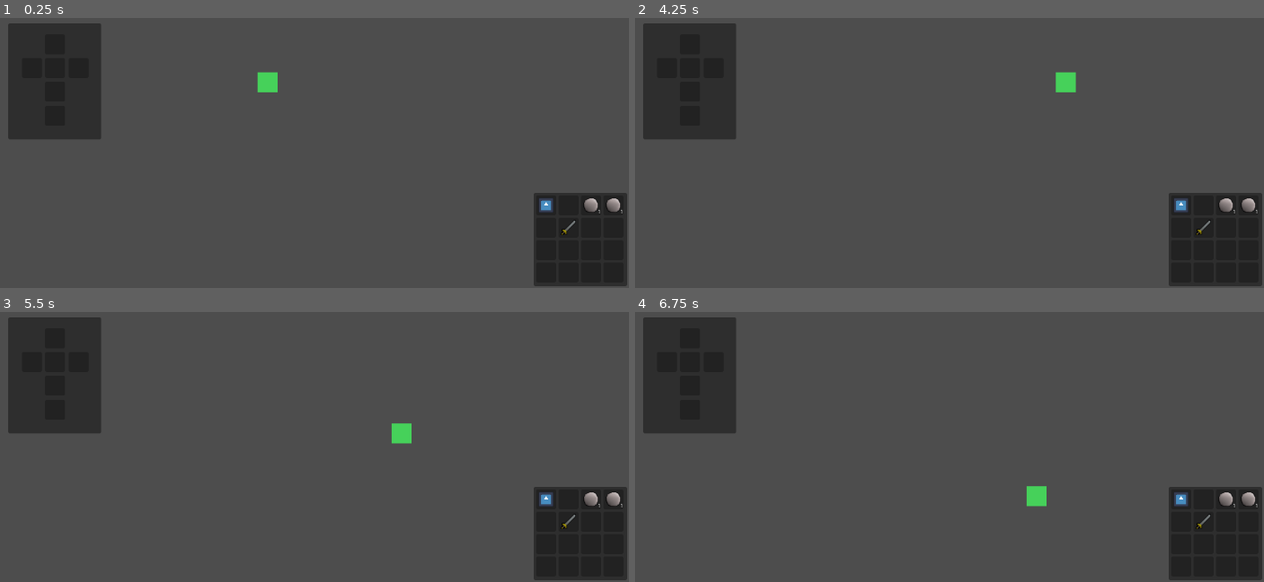
Above: before the commit, frames 1-4 (two rows, left to right).
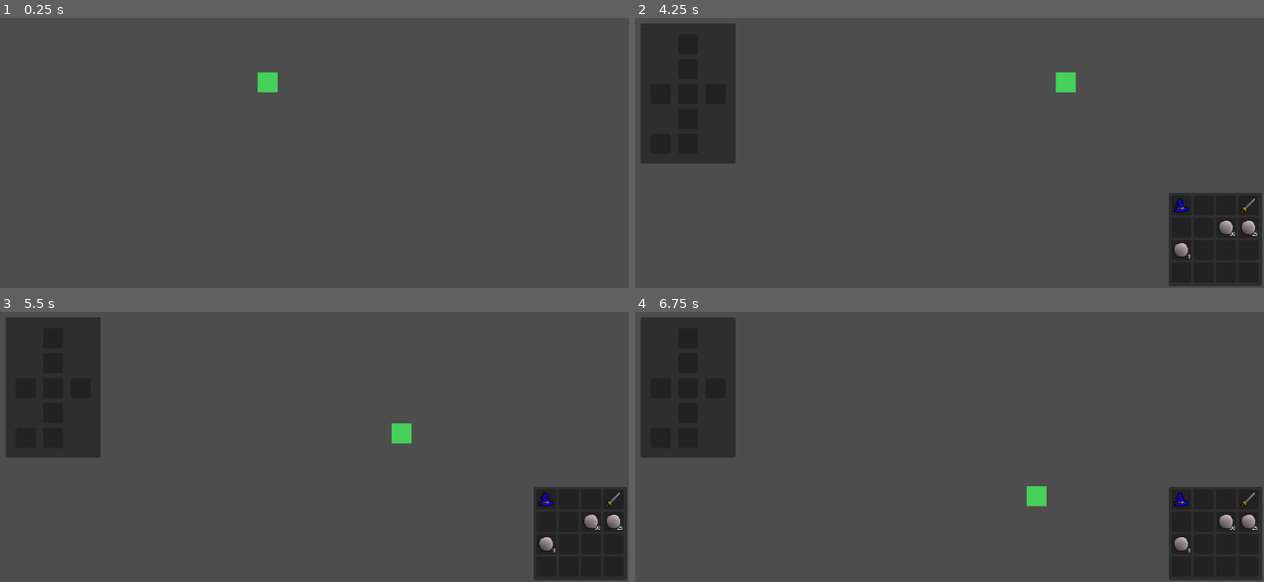
Above: after the commit, the same moments.

Repository: wildbeard/rpg
Game: Godot game, scene res://Scenes/Overworld.tscn
The game is run twice, just before and just after one commit, with the same random seed, the same clock (stepped at 60 frames per second) and the same inputs. Before the commit the project has no main scene; this scene is started directly in both runs. The engine's default icon, where the game draws it, is replaced by a stand-in: a white triangle on a blue panel in a dark square.
Inputs (mouse positions are in pixels of both pictures, inside the frame that each line leads up to):
- Up to frame 1 (0.25 s): no input
- Up to frame 2 (4.25 s): tap Enter (ui_accept) at 0.5, 0.77, 2, 3.5, 3.77 s; move the mouse to (1062, 66) at 0.52 s; hold D (move_right) 0.53-1.25 s; click (1062, 66) at 0.67 s; drag from (760, 107) to (867, 166) at 1.27 s; move the mouse to (outside the picture) at 2.02 s; hold D (move_right) 2.03-2.75 s; click (outside the picture) at 2.17 s; drag from (867, 166) to (691, 26) at 2.77 s; move the mouse to (1119, 147) at 3.52 s; hold A (move_left) from 3.53 s (still down); click (1119, 147) at 3.67 s; tap Tab (toggle_inventory, bound only after the commit) at 4.15 s
- Up to frame 3 (5.5 s): release A (move_left) at 4.25 s; drag from (56, 320) to (outside the picture) at 4.27 s; tap Enter (ui_accept) at 5 s; move the mouse to (308, 379) at 5.02 s; hold S (move_down) from 5.03 s (still down); click (308, 379) at 5.17 s
- Up to frame 4 (6.75 s): release S (move_down) at 5.75 s; drag from (outside the picture) to (760, 401) at 5.77 s; tap Enter (ui_accept) at 6.5 s; move the mouse to (1062, 360) at 6.52 s; hold W (move_up) from 6.53 s (still down); click (1062, 360) at 6.67 s

The runs differ from the first frame. In frame 1, 11% of the frame differs, in the area x 1-100%, y 1-100%; in frame 2, 2.1%; in frame 3, 2.1%; in frame 4, 2.1%.

Commit message:
Reworked the inventory

Diff:
--- a/Resources/Armor.gd
+++ b/Resources/Armor.gd
@@ -1,4 +1,4 @@
-extends Item
+extends Equipment
 class_name Armor
 
 enum ArmorType {
--- /dev/null
+++ b/Resources/Equipment.gd
@@ -0,0 +1,5 @@
+extends Item
+class_name Equipment
+
+func equip() -> void:
+	pass
--- /dev/null
+++ b/Resources/Inventory/InventoryData.gd
@@ -0,0 +1,45 @@
+extends Resource
+class_name InventoryData
+
+signal inventory_updated(data: InventoryData)
+signal inventory_interact(data: InventoryData, index: int, button: int)
+
+@export var data: Array[SlotData]
+
+func onSlotClicked(index: int, button: int) -> void:
+	inventory_interact.emit(self, index, button)
+
+func getSlotData(index: int) -> SlotData:
+	var slotData: SlotData = self.data[index]
+
+	if slotData:
+		self.data[index] = null
+		inventory_updated.emit(self)
+		return slotData
+	else:
+		return
+
+func dropSlotData(slotData: SlotData, index: int) -> SlotData:
+	var existing: SlotData = self.data[index]
+
+	if existing && self._canFullyStack(existing, slotData):
+			existing.quantity += slotData.quantity
+			self.data[index] = existing
+			existing = null
+	elif existing && self._canStack(existing, slotData):
+		var remaining: int = (existing.quantity + slotData.quantity) - existing.item.maxStack
+		existing.quantity = existing.item.maxStack
+		slotData.quantity = remaining
+		existing = slotData
+	else:
+		self.data[index] = slotData
+
+	inventory_updated.emit(self)
+
+	return existing
+
+func _canStack(a: SlotData, b: SlotData) -> bool:
+	return (a.item == b.item && a.item.isStackable)
+
+func _canFullyStack(a: SlotData, b: SlotData) -> bool:
+	return (self._canStack(a, b) && a.quantity + b.quantity <= a.item.maxStack)
--- /dev/null
+++ b/Resources/Inventory/PlayerInventory.tres
@@ -0,0 +1,36 @@
+[gd_resource type="Resource" script_class="InventoryData" load_steps=11 format=3 uid="uid://b10vlnbnwagos"]
+
+[ext_resource type="Resource" uid="uid://svqhom1qdjwv" path="res://Resources/Items/MagicHat.tres" id="1_bqu1v"]
+[ext_resource type="Script" path="res://Resources/Inventory/InventoryData.gd" id="1_fpjgr"]
+[ext_resource type="Script" path="res://Resources/Inventory/SlotData.gd" id="2_rgf42"]
+[ext_resource type="Resource" uid="uid://0o0scdlal6by" path="res://Resources/Items/PureEssence.tres" id="3_qp4ll"]
+[ext_resource type="Resource" uid="uid://dn5q4t8w1tqop" path="res://Resources/Items/Sword.tres" id="4_guet4"]
+
+[sub_resource type="Resource" id="Resource_5oxlq"]
+script = ExtResource("2_rgf42")
+item = ExtResource("1_bqu1v")
+quantity = 1
+
+[sub_resource type="Resource" id="Resource_ijpfi"]
+script = ExtResource("2_rgf42")
+item = ExtResource("4_guet4")
+quantity = 1
+
+[sub_resource type="Resource" id="Resource_pranb"]
+script = ExtResource("2_rgf42")
+item = ExtResource("3_qp4ll")
+quantity = 90
+
+[sub_resource type="Resource" id="Resource_8io4c"]
+script = ExtResource("2_rgf42")
+item = ExtResource("3_qp4ll")
+quantity = 25
+
+[sub_resource type="Resource" id="Resource_p4sg3"]
+script = ExtResource("2_rgf42")
+item = ExtResource("3_qp4ll")
+quantity = 9
+
+[resource]
+script = ExtResource("1_fpjgr")
+data = Array[ExtResource("2_rgf42")]([SubResource("Resource_5oxlq"), null, null, SubResource("Resource_ijpfi"), null, null, SubResource("Resource_pranb"), SubResource("Resource_8io4c"), SubResource("Resource_p4sg3"), null, null, null, null, null, null, null])
--- /dev/null
+++ b/Resources/Inventory/SlotData.gd
@@ -0,0 +1,11 @@
+extends Resource
+class_name SlotData
+
+@export var item: Item
+@export var quantity: int = 1:
+	set(value):
+		if !item.isStackable && value > 1:
+			quantity = 1
+			push_error("%s is not stackable" % item.name)
+		else:
+			quantity = value
--- a/Resources/Item.gd
+++ b/Resources/Item.gd
@@ -9,12 +9,6 @@
 @export_multiline var description: String
 @export var price: int = 10
 
-@export_category("Quantity & Stacking")
-@export var quantity: int = 0:
-	set(value):
-		if !isStackable:
-			quantity = 1
-		else:
-			quantity = value
+@export_category("Stacking")
 @export var maxStack: int = 99
 @export var isStackable: bool = false
--- a/Resources/Items/MagicHat.tres
+++ b/Resources/Items/MagicHat.tres
@@ -1,15 +1,16 @@
-[gd_resource type="Resource" script_class="Armor" load_steps=2 format=3 uid="uid://svqhom1qdjwv"]
+[gd_resource type="Resource" script_class="Armor" load_steps=3 format=3 uid="uid://svqhom1qdjwv"]
 
 [ext_resource type="Script" path="res://Resources/Armor.gd" id="1_opb0k"]
+[ext_resource type="Texture2D" uid="uid://dptfxl7d5f7tk" path="res://Assets/Magic_icon.png" id="2_212hl"]
 
 [resource]
 script = ExtResource("1_opb0k")
 armorType = 0
 armorValue = 10
-itemType = 8
-name = ""
-description = ""
+texture = ExtResource("2_212hl")
+itemType = 0
+name = "Magic Hat"
+description = "A simple magic hat"
 price = 10
-quantity = 0
 maxStack = 99
 isStackable = false
--- a/Resources/Items/PureEssence.tres
+++ b/Resources/Items/PureEssence.tres
@@ -9,6 +9,7 @@
 itemType = 8
 name = "Pure Essence"
 description = ""
-quantity = 0
+price = 10
+quantity = 5
 maxStack = 99
 isStackable = true
--- a/Resources/Weapon.gd
+++ b/Resources/Weapon.gd
@@ -1,4 +1,4 @@
-extends Item
+extends Equipment
 class_name Weapon
 
 @export var damage: int = 10
--- a/Scenes/Overworld.gd
+++ b/Scenes/Overworld.gd
@@ -1,4 +1,12 @@
 extends Node2D
 
+@onready var player = $CharacterBody2D
+@onready var inventoryUI = $CanvasLayer/InventoryUI
+@onready var grabbedSlot = $CanvasLayer/InventoryUI/GrabbedSlot
+
 func _ready() -> void:
-	pass # Replace with function body.
+	self.inventoryUI.setPlayerInventory(self.player.inventoryData)
+	self.player.connect("toggle_inventory", togglePlayerInventory)
+
+func togglePlayerInventory() -> void:
+	self.inventoryUI.visible = !self.inventoryUI.visible
--- a/Scenes/Overworld.tscn
+++ b/Scenes/Overworld.tscn
@@ -1,86 +1,117 @@
-[gd_scene load_steps=6 format=3 uid="uid://bubxvbu66j4lx"]
+[gd_scene load_steps=9 format=3 uid="uid://bubxvbu66j4lx"]
 
 [ext_resource type="Script" path="res://Scenes/PlayerOverworld.gd" id="1_2xi48"]
 [ext_resource type="Script" path="res://Scenes/Overworld.gd" id="1_35vxi"]
 [ext_resource type="Texture2D" uid="uid://b7dyr8p0c3lq6" path="res://Assets/white-square.png" id="2_d7pie"]
-[ext_resource type="PackedScene" uid="uid://c5u0erd17k4id" path="res://Scenes/UI/Inventory/OverworldInventory.tscn" id="4_jsg3b"]
+[ext_resource type="Script" path="res://Scenes/UI/Inventory/InventoryUI.gd" id="4_b4t8v"]
+[ext_resource type="PackedScene" uid="uid://c5u0erd17k4id" path="res://Scenes/UI/Inventory/Inventory.tscn" id="4_jsg3b"]
+[ext_resource type="Resource" uid="uid://b10vlnbnwagos" path="res://Resources/Inventory/PlayerInventory.tres" id="5_67rp7"]
 [ext_resource type="PackedScene" uid="uid://ubl64gd04tjy" path="res://Scenes/UI/Inventory/InventorySlot.tscn" id="5_fo1ve"]
+[ext_resource type="Script" path="res://Scenes/UI/Inventory/EqupmentInventory.gd" id="8_ghy36"]
 
 [node name="Overworld" type="Node2D"]
 script = ExtResource("1_35vxi")
 
 [node name="CharacterBody2D" type="CharacterBody2D" parent="."]
 script = ExtResource("1_2xi48")
+inventoryData = ExtResource("5_67rp7")
 
 [node name="Sprite2D" type="Sprite2D" parent="CharacterBody2D"]
 modulate = Color(0.275667, 0.820854, 0.354144, 1)
 position = Vector2(572, 317)
 texture = ExtResource("2_d7pie")
 
-[node name="InventoryUI" type="Control" parent="."]
+[node name="CanvasLayer" type="CanvasLayer" parent="."]
+
+[node name="InventoryUI" type="Control" parent="CanvasLayer"]
+visible = false
 layout_mode = 3
 anchors_preset = 0
 offset_right = 40.0
 offset_bottom = 40.0
+script = ExtResource("4_b4t8v")
 
-[node name="Inventory" parent="InventoryUI" instance=ExtResource("4_jsg3b")]
+[node name="Inventory" parent="CanvasLayer/InventoryUI" instance=ExtResource("4_jsg3b")]
 layout_mode = 0
 offset_left = 999.0
 offset_top = 495.0
 offset_right = 1149.0
 offset_bottom = 645.0
 
-[node name="EqupmentInventory" type="Panel" parent="InventoryUI"]
+[node name="GrabbedSlot" parent="CanvasLayer/InventoryUI" instance=ExtResource("5_fo1ve")]
+visible = false
+modulate = Color(1, 1, 1, 0.498039)
+self_modulate = Color(1, 1, 1, 0)
 layout_mode = 0
-offset_left = 156.0
+
+[node name="EqupmentInventory" type="Panel" parent="CanvasLayer/InventoryUI"]
+layout_mode = 0
+offset_left = 152.0
 offset_top = 222.0
-offset_right = 305.0
-offset_bottom = 409.0
+offset_right = 304.0
+offset_bottom = 448.0
+script = ExtResource("8_ghy36")
 
-[node name="Head" parent="InventoryUI/EqupmentInventory" instance=ExtResource("5_fo1ve")]
+[node name="Head" parent="CanvasLayer/InventoryUI/EqupmentInventory" instance=ExtResource("5_fo1ve")]
 layout_mode = 2
-offset_left = 59.0
+offset_left = 60.0
 offset_top = 18.0
-offset_right = 91.0
+offset_right = 92.0
 offset_bottom = 50.0
 slotType = 0
 
-[node name="Chest" parent="InventoryUI/EqupmentInventory" instance=ExtResource("5_fo1ve")]
+[node name="Chest" parent="CanvasLayer/InventoryUI/EqupmentInventory" instance=ExtResource("5_fo1ve")]
 layout_mode = 2
-offset_left = 59.0
-offset_top = 56.0
-offset_right = 91.0
-offset_bottom = 88.0
+offset_left = 60.0
+offset_top = 98.0
+offset_right = 92.0
+offset_bottom = 130.0
 slotType = 2
 
-[node name="OffHand" parent="InventoryUI/EqupmentInventory" instance=ExtResource("5_fo1ve")]
+[node name="Neck" parent="CanvasLayer/InventoryUI/EqupmentInventory" instance=ExtResource("5_fo1ve")]
 layout_mode = 2
-offset_left = 97.0
-offset_top = 56.0
-offset_right = 129.0
-offset_bottom = 88.0
+offset_left = 60.0
+offset_top = 58.0
+offset_right = 92.0
+offset_bottom = 90.0
+slotType = 1
+
+[node name="OffHand" parent="CanvasLayer/InventoryUI/EqupmentInventory" instance=ExtResource("5_fo1ve")]
+layout_mode = 2
+offset_left = 104.0
+offset_top = 98.0
+offset_right = 136.0
+offset_bottom = 130.0
 slotType = 7
 
-[node name="MainHand" parent="InventoryUI/EqupmentInventory" instance=ExtResource("5_fo1ve")]
+[node name="MainHand" parent="CanvasLayer/InventoryUI/EqupmentInventory" instance=ExtResource("5_fo1ve")]
 layout_mode = 2
-offset_left = 22.0
-offset_top = 56.0
-offset_right = 54.0
-offset_bottom = 88.0
+offset_left = 16.0
+offset_top = 98.0
+offset_right = 48.0
+offset_bottom = 130.0
 slotType = 6
 
-[node name="Leg" parent="InventoryUI/EqupmentInventory" instance=ExtResource("5_fo1ve")]
+[node name="Leg" parent="CanvasLayer/InventoryUI/EqupmentInventory" instance=ExtResource("5_fo1ve")]
 layout_mode = 2
-offset_left = 59.0
-offset_top = 94.0
-offset_right = 91.0
-offset_bottom = 126.0
+offset_left = 60.0
+offset_top = 138.0
+offset_right = 92.0
+offset_bottom = 170.0
 slotType = 4
 
-[node name="Boot" parent="InventoryUI/EqupmentInventory" instance=ExtResource("5_fo1ve")]
+[node name="Hand" parent="CanvasLayer/InventoryUI/EqupmentInventory" instance=ExtResource("5_fo1ve")]
 layout_mode = 2
-offset_left = 59.0
-offset_top = 133.0
-offset_right = 91.0
-offset_bottom = 165.0
+offset_left = 16.0
+offset_top = 178.0
+offset_right = 48.0
+offset_bottom = 210.0
+slotType = 3
+
+[node name="Boot" parent="CanvasLayer/InventoryUI/EqupmentInventory" instance=ExtResource("5_fo1ve")]
+layout_mode = 2
+offset_left = 60.0
+offset_top = 178.0
+offset_right = 92.0
+offset_bottom = 210.0
 slotType = 5
--- a/Scenes/PlayerOverworld.gd
+++ b/Scenes/PlayerOverworld.gd
@@ -1,7 +1,11 @@
 extends CharacterBody2D
+
+signal toggle_inventory()
 
 const ACCELERATION: float = 1000.0
 const SPEED: float = 300.0
+
+@export var inventoryData: InventoryData
 
 func _physics_process(delta: float) -> void:
 	# Get the input direction and handle the movement/deceleration.
@@ -16,3 +20,7 @@
 		velocity = velocity.move_toward(Vector2.ZERO, ACCELERATION * delta)
 
 	move_and_slide()
+
+func _unhandled_input(_event: InputEvent) -> void:
+	if Input.is_action_just_pressed("toggle_inventory"):
+		toggle_inventory.emit()
--- /dev/null
+++ b/Scenes/UI/Inventory/EqupmentInventory.gd
@@ -0,0 +1,10 @@
+extends Panel
+
+@onready var head = $Head
+@onready var chest = $Chest
+@onready var neck = $Neck
+@onready var offHand = $OffHand
+@onready var mainHand = $MainHand
+@onready var leg = $Leg
+@onready var hand = $Hand
+@onready var boot = $Boot
--- a/Scenes/UI/Inventory/Inventory.gd
+++ /dev/null
@@ -1,23 +0,0 @@
-extends PanelContainer
-
-const SlotScene: PackedScene = preload("res://Scenes/UI/Inventory/InventorySlot.tscn")
-
-@onready var inventoryGrid = $MarginContainer/InventoryGrid
-
-func _ready() -> void:
-	for i in 16:
-		self.inventoryGrid.add_child(SlotScene.instantiate())
-
-	var item: Item = Item.new()
-	item.texture = load("res://icon.svg")
-	item.isStackable = false
-
-	var ess = preload("res://Resources/Items/PureEssence.tres")
-	var sword = preload("res://Resources/Items/Sword.tres")
-	var hat = preload("res://Resources/Items/MagicHat.tres")
-
-	self.inventoryGrid.get_children()[0].setItem(item)
-	self.inventoryGrid.get_children()[2].setItem(ess)
-	self.inventoryGrid.get_children()[3].setItem(ess)
-	self.inventoryGrid.get_children()[5].setItem(sword)
-	self.inventoryGrid.get_children()[8].setItem(hat)
--- /dev/null
+++ b/Scenes/UI/Inventory/Inventory.tscn
@@ -0,0 +1,42 @@
+[gd_scene load_steps=2 format=3 uid="uid://c5u0erd17k4id"]
+
+[sub_resource type="GDScript" id="GDScript_g4i3m"]
+script/source = "extends PanelContainer
+
+const SlotScene: PackedScene = preload(\"res://Scenes/UI/Inventory/InventorySlot.tscn\")
+
+@onready var inventoryGrid = $MarginContainer/InventoryGrid
+
+func setInventoryData(data: InventoryData) -> void:
+	data.inventory_updated.connect(populateInventory)
+	self.populateInventory(data)
+
+func populateInventory(data: InventoryData) -> void:
+	for child in self.inventoryGrid.get_children():
+		child.queue_free()
+
+	for sd in data.data:
+		var slot: Slot = SlotScene.instantiate()
+		slot.slot_clicked.connect(data.onSlotClicked)
+		if sd:
+			slot.setItem(sd)
+
+		self.inventoryGrid.add_child(slot)
+"
+
+[node name="Inventory" type="PanelContainer"]
+custom_minimum_size = Vector2(150, 150)
+offset_right = 150.0
+offset_bottom = 150.0
+script = SubResource("GDScript_g4i3m")
+
+[node name="MarginContainer" type="MarginContainer" parent="."]
+layout_mode = 2
+theme_override_constants/margin_left = 4
+theme_override_constants/margin_top = 4
+theme_override_constants/margin_right = 4
+theme_override_constants/margin_bottom = 4
+
+[node name="InventoryGrid" type="GridContainer" parent="MarginContainer"]
+layout_mode = 2
+columns = 4
--- a/Scenes/UI/Inventory/InventorySlot.gd
+++ b/Scenes/UI/Inventory/InventorySlot.gd
@@ -1,59 +1,34 @@
 extends PanelContainer
 class_name Slot
 
+signal slot_clicked(index: int, button: int)
+
 @export var slotType: InventoryTypes.SlotType = InventoryTypes.SlotType.REGULAR
 
-var slotItem: Item
+var slotData: SlotData
 
-func _get_drag_data(_at_position: Vector2) -> Slot:
-	if !self.slotItem:
-		return
+func _ready() -> void:
+	self.connect("gui_input", _on_gui_input)
 
-	var previewControl: Control = Control.new()
-	var previewTexture: TextureRect = TextureRect.new()
+func _on_gui_input(event: InputEvent) -> void:
+	if event is InputEventMouseButton \
+		&& (event.button_index == MOUSE_BUTTON_MASK_LEFT || event.button_index == MOUSE_BUTTON_RIGHT) \
+		&& event.is_pressed():
+			slot_clicked.emit(get_index(), event.button_index)
 
-	previewTexture.texture = %ItemIcon.texture
-	previewTexture.expand_mode = TextureRect.EXPAND_IGNORE_SIZE
-	previewTexture.size = Vector2(16, 16)
-	#
-	previewControl.add_child(previewTexture)
+func setItem(data: SlotData) -> void:
+	self.slotData = data
+	self.tooltip_text = "%s\n%s" % [data.item.name, data.item.description]
+	%ItemIcon.texture = data.item.texture
 
-	self.set_drag_preview(previewControl)
-	return self
-
-func _can_drop_data(_at_position: Vector2, data: Variant) -> bool:
-	# Only allow this item here if it matches its type or this slot's type is regular
-	return data.slotItem is Item && (data.slotItem.itemType == self.slotType || self.slotType == InventoryTypes.SlotType.REGULAR)
-
-func _drop_data(_at_position: Vector2, data: Variant) -> void:
-	if !self.slotItem:
-		self.setItem(data.slotItem)
-		data.setDataEmpty()
-	else:
-		var tmp: Item = self.slotItem
-
-		if tmp == data.slotItem \
-				&& tmp.isStackable \
-				&& tmp.quantity + data.slotItem.quantity < tmp.maxStack:
-			tmp.quantity += data.slotItem.quantity
-			self.setItem(tmp)
-			data.setDataEmpty()
-		else:
-			self.setItem(data.slotItem)
-			data.setItem(tmp)
-
-func setItem(item: Item) -> void:
-	self.slotItem = item
-	%ItemIcon.texture = item.texture
-
-	if item.isStackable:
+	if data.item.isStackable:
 		%ItemQty.visible = true
-		%ItemQty.text = str(item.quantity)
+		%ItemQty.text = str(data.quantity)
 	else:
 		%ItemQty.visible = false
 		%ItemQty.text = ""
 
 func setDataEmpty() -> void:
-	self.slotItem = null
+	self.slotData = null
 	%ItemIcon.texture = null
 	%ItemQty.text = ""
--- /dev/null
+++ b/Scenes/UI/Inventory/InventoryUI.gd
@@ -0,0 +1,30 @@
+extends Control
+
+@onready var inventory: PanelContainer = $Inventory
+@onready var grabbedSlot: Slot = $GrabbedSlot
+
+var grabbedSlotData: SlotData = null
+
+func _physics_process(_delta: float) -> void:
+	if self.grabbedSlot.visible:
+		self.grabbedSlot.global_position = get_global_mouse_position() + Vector2(10, 10)
+
+func setPlayerInventory(data: InventoryData) -> void:
+	data.inventory_interact.connect(onInventoryInteract)
+	self.inventory.setInventoryData(data)
+
+func onInventoryInteract(data: InventoryData, index: int, button: int) -> void:
+	match [self.grabbedSlotData, button]:
+		[null, MOUSE_BUTTON_LEFT]:
+			self.grabbedSlotData = data.getSlotData(index)
+		[_, MOUSE_BUTTON_LEFT]:
+			self.grabbedSlotData = data.dropSlotData(self.grabbedSlotData, index)
+
+	self.updateGrabbedSlot()
+
+func updateGrabbedSlot() -> void:
+	if self.grabbedSlotData:
+		self.grabbedSlot.setItem(self.grabbedSlotData)
+		self.grabbedSlot.visible = true
+	else:
+		self.grabbedSlot.visible = false
--- a/Scenes/UI/Inventory/OverworldInventory.tscn
+++ /dev/null
@@ -1,20 +0,0 @@
-[gd_scene load_steps=2 format=3 uid="uid://c5u0erd17k4id"]
-
-[ext_resource type="Script" path="res://Scenes/UI/Inventory/Inventory.gd" id="1_jh648"]
-
-[node name="Inventory" type="PanelContainer"]
-custom_minimum_size = Vector2(150, 150)
-offset_right = 150.0
-offset_bottom = 150.0
-script = ExtResource("1_jh648")
-
-[node name="MarginContainer" type="MarginContainer" parent="."]
-layout_mode = 2
-theme_override_constants/margin_left = 4
-theme_override_constants/margin_top = 4
-theme_override_constants/margin_right = 4
-theme_override_constants/margin_bottom = 4
-
-[node name="InventoryGrid" type="GridContainer" parent="MarginContainer"]
-layout_mode = 2
-columns = 4
--- /dev/null
+++ b/Scenes/UI/Inventory/PlayerInventory.gd
@@ -0,0 +1,23 @@
+extends Node
+
+var inventory: Array = []
+var equipment: Dictionary = {
+	head = null,
+	neck = null,
+	body = null,
+	hand = null,
+	leg = null,
+	feet = null,
+	main_hand = null,
+	off_hand = null,
+}
+
+func _ready() -> void:
+	pass
+
+func equip(item: Equipment) -> void:
+	pass
+
+func _unhandled_input(event: InputEvent) -> void:
+	if event.is_action_pressed("toggle_inventory"):
+		self.visible = !self.visible
--- a/project.godot
+++ b/project.godot
@@ -11,6 +11,7 @@
 [application]
 
 config/name="Robert RPG"
+run/main_scene="res://Scenes/Overworld.tscn"
 config/features=PackedStringArray("4.2", "GL Compatibility")
 config/icon="res://icon.svg"
 
@@ -40,6 +41,11 @@
 "events": [Object(InputEventKey,"resource_local_to_scene":false,"resource_name":"","device":-1,"window_id":0,"alt_pressed":false,"shift_pressed":false,"ctrl_pressed":false,"meta_pressed":false,"pressed":false,"keycode":0,"physical_keycode":83,"key_label":0,"unicode":115,"echo":false,"script":null)
 ]
 }
+toggle_inventory={
+"deadzone": 0.5,
+"events": [Object(InputEventKey,"resource_local_to_scene":false,"resource_name":"","device":-1,"window_id":0,"alt_pressed":false,"shift_pressed":false,"ctrl_pressed":false,"meta_pressed":false,"pressed":false,"keycode":0,"physical_keycode":4194306,"key_label":0,"unicode":0,"echo":false,"script":null)
+]
+}
 
 [rendering]
 
